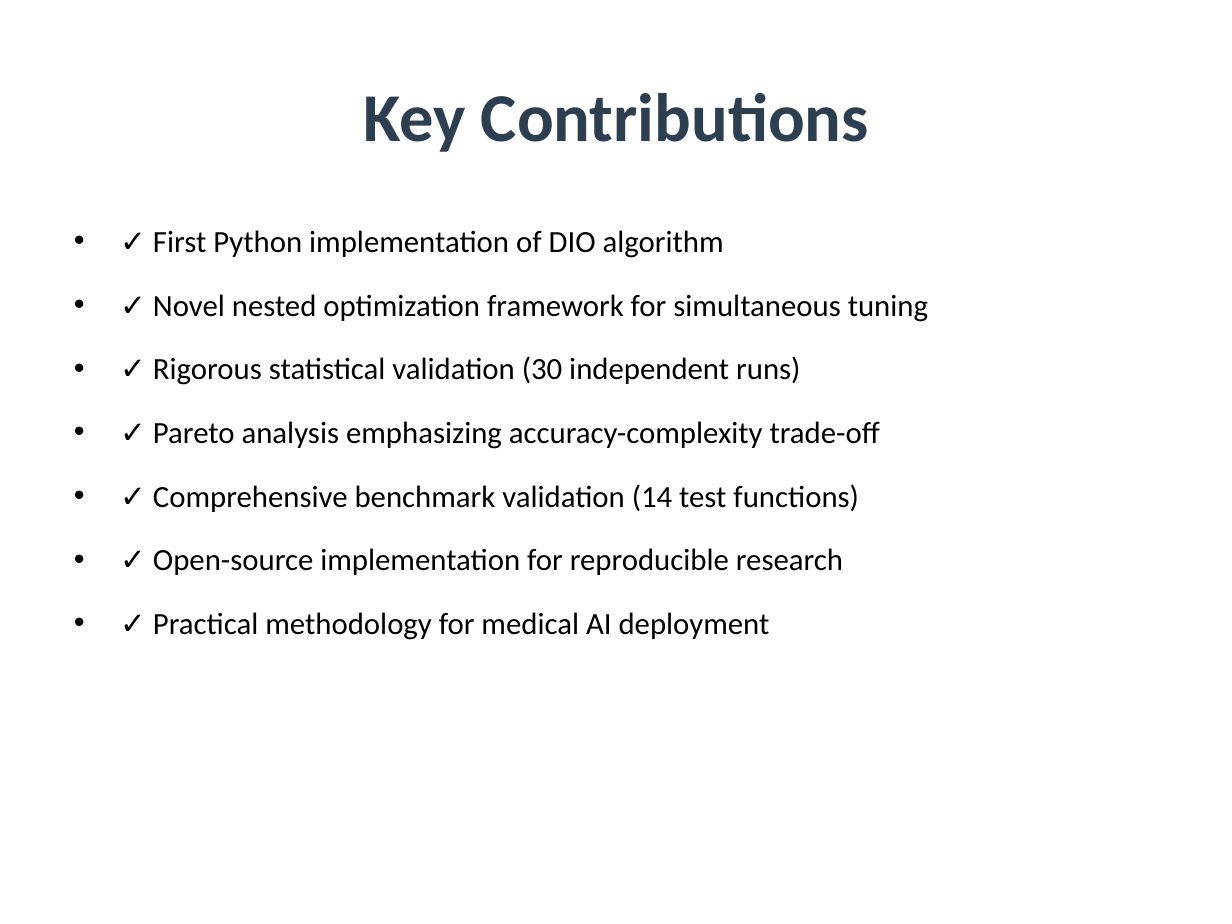
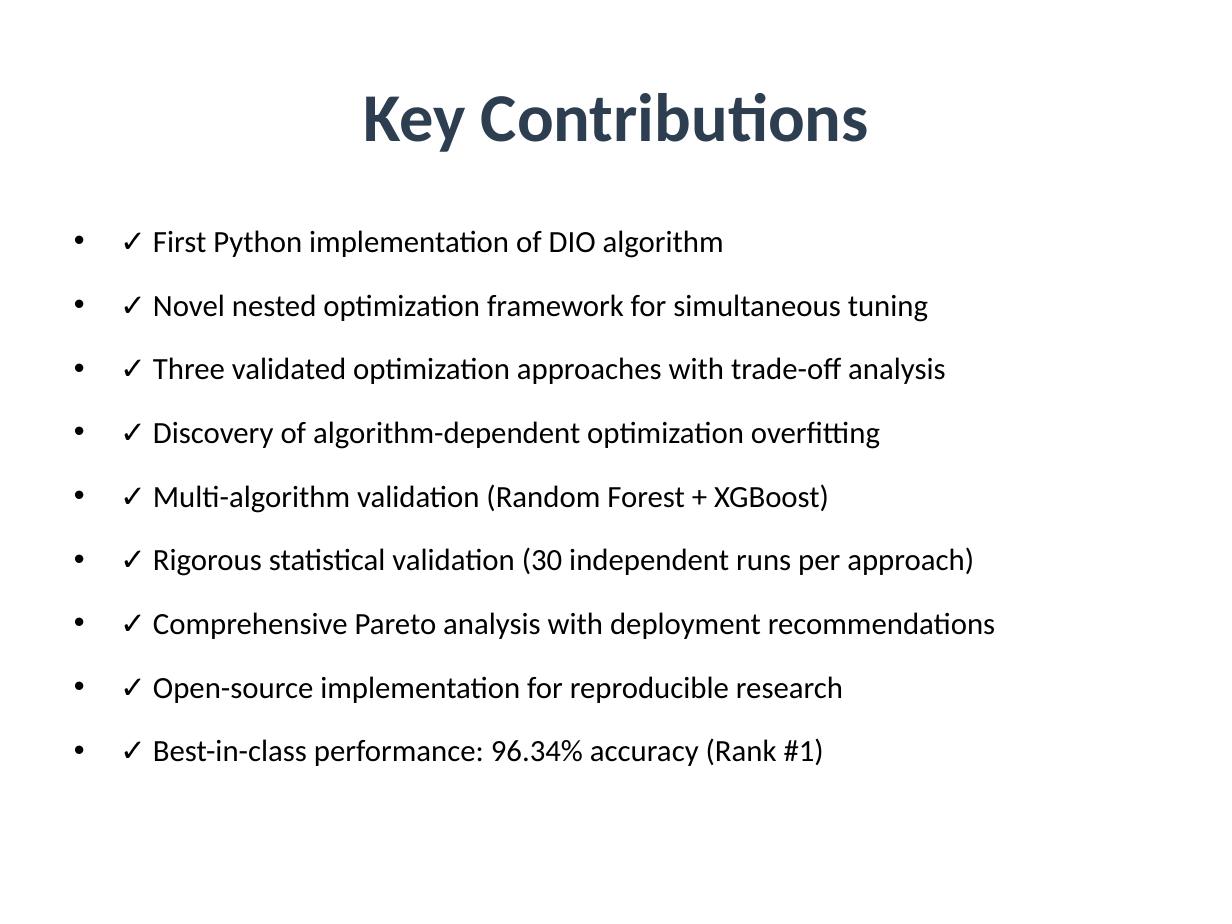
Before and after one commit to amine-dubs/dio-optimization, a slide deck: slide 22 of Presentation/DIO_Research_Presentation.pptx (slide 20 before the commit). Drawn at 1232x924 pixels with LibreOffice and Linux fonts; fonts in the diff are those of the drawing. Boxes give left, top, right and bottom in pixels: in the first picture for what was removed or moved away, otherwise in the second. Text is boxed around its words. In the diff, an @@ line names an element or a change of style, - is before the commit and + after.

```diff
--- a/Presentation/DIO_Research_Presentation.pptx
+++ b/Presentation/DIO_Research_Presentation.pptx
@@ text at (x1=153, y1=357, x2=995, y2=639): text changed @@
-• ✓ Rigorous statistical validation (30 independent runs)
-• ✓ Pareto analysis emphasizing accuracy-complexity trade-off
-• ✓ Comprehensive benchmark validation (14 test functions)
+• ✓ Three validated optimization approaches with trade-off analysis
+• ✓ Discovery of algorithm-dependent optimization overfitting
+• ✓ Multi-algorithm validation (Random Forest + XGBoost)
+• ✓ Rigorous statistical validation (30 independent runs per approach)
+• ✓ Comprehensive Pareto analysis with deployment recommendations
@@ text at (x1=153, y1=738, x2=824, y2=766): text changed @@
-• ✓ Practical methodology for medical AI deployment
+• ✓ Best-in-class performance: 96.34% accuracy (Rank #1)
```
Also in this commit, not shown: 5 other slides changed, 7 slides added, 5 slides removed, 12 other files.
